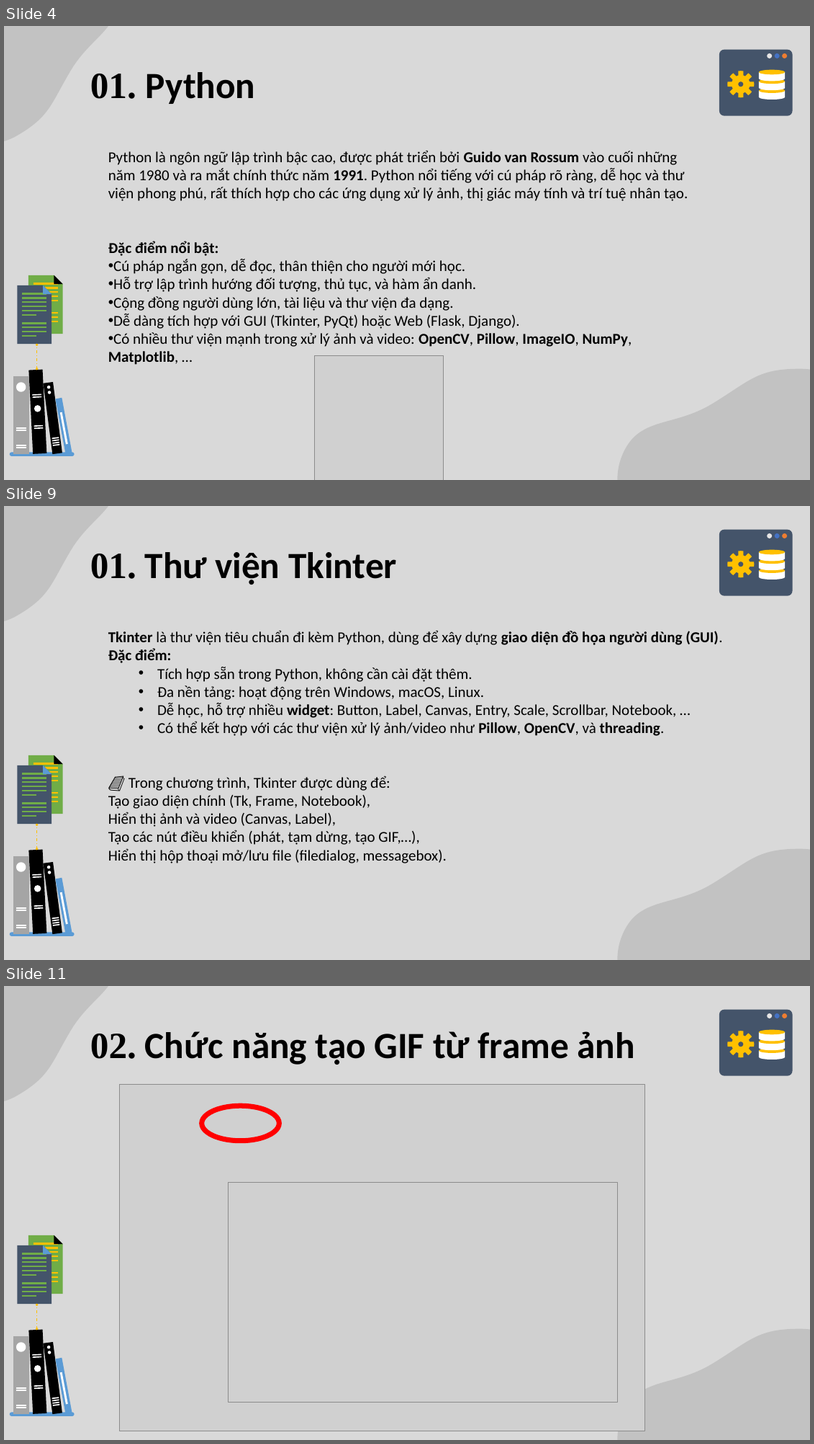
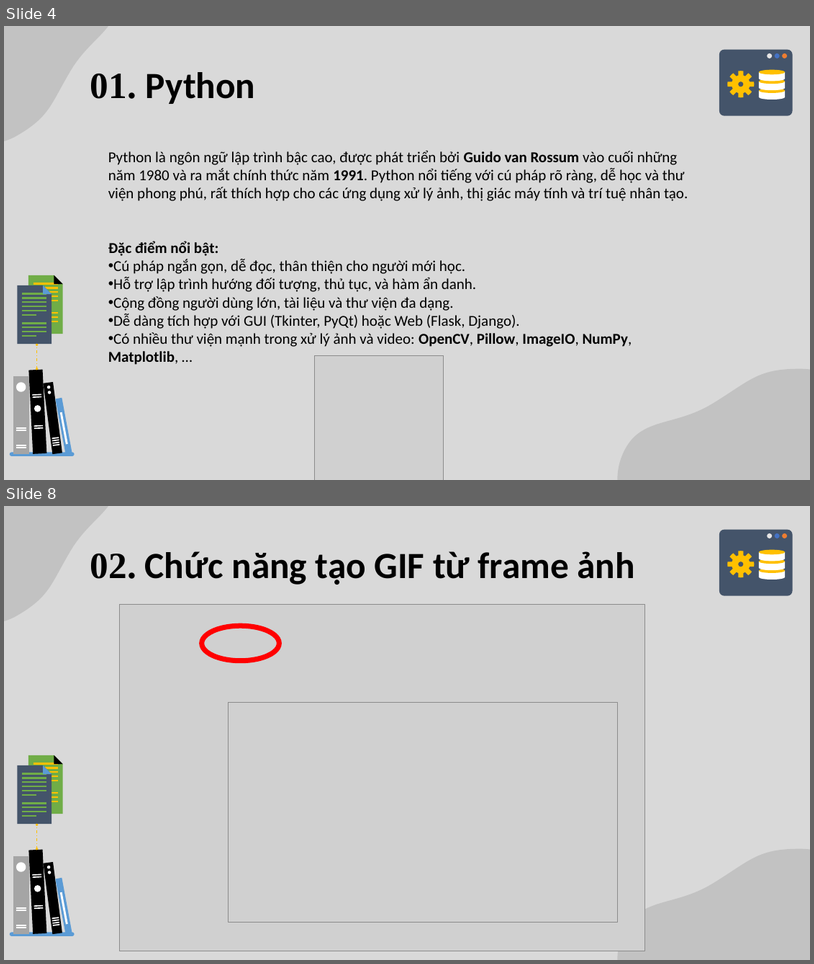
Before and after one commit to Duckkeip/xulyanh2, a slide deck: BaocaotieuluanPP.pptx. Shown one above the other, each under a label of ours: slides 4, 9 and 11 before the commit, slides 4 and 8 after it; the slides between them are not shown. The pictures are 814x1444 and 814x964 pixels, drawn with LibreOffice and Linux fonts; fonts in the diff are those of the drawing; grey boxes stand for pictures. Boxes give left, top, right and bottom in pixels: in the first picture for what was removed or moved away, otherwise in the second. Text is boxed around its words. In the diff, an @@ line names an element or a change of style, - is before the commit and + after.

```diff
--- a/BaocaotieuluanPP.pptx
+++ b/BaocaotieuluanPP.pptx
@@ slide 9 removed at (4,506,810,960), background #D9D9D9; not listed: 62 template elements that a slide beside it also shows @@
@@ text removed at (90,552,397,584) @@
-01. Thư viện Tkinter
@@ text removed at (108,630,723,863) @@
-Tkinter là thư viện tiêu chuẩn đi kèm Python, dùng để xây dựng giao diện đồ họa người dùng (GUI).
-Đặc điểm:
-  • Tích hợp sẵn trong Python, không cần cài đặt thêm.
-  • Đa nền tảng: hoạt động trên Windows, macOS, Linux.
-  • Dễ học, hỗ trợ nhiều widget: Button, Label, Canvas, Entry, Scale, Scrollbar, Notebook, …
-  • Có thể kết hợp với các thư viện xử lý ảnh/video như Pillow, OpenCV, và threading.
-📘 Trong chương trình, Tkinter được dùng để:
-Tạo giao diện chính (Tk, Frame, Notebook),
-Hiển thị ảnh và video (Canvas, Label),
-Tạo các nút điều khiển (phát, tạm dừng, tạo GIF,…),
-Hiển thị hộp thoại mở/lưu file (filedialog, messagebox).
@@ what was slide 11 is now slide 8 @@
```
Also in this commit, not shown: 1 slide changed, 2 slides added, 4 other slides removed, 2 other files.
